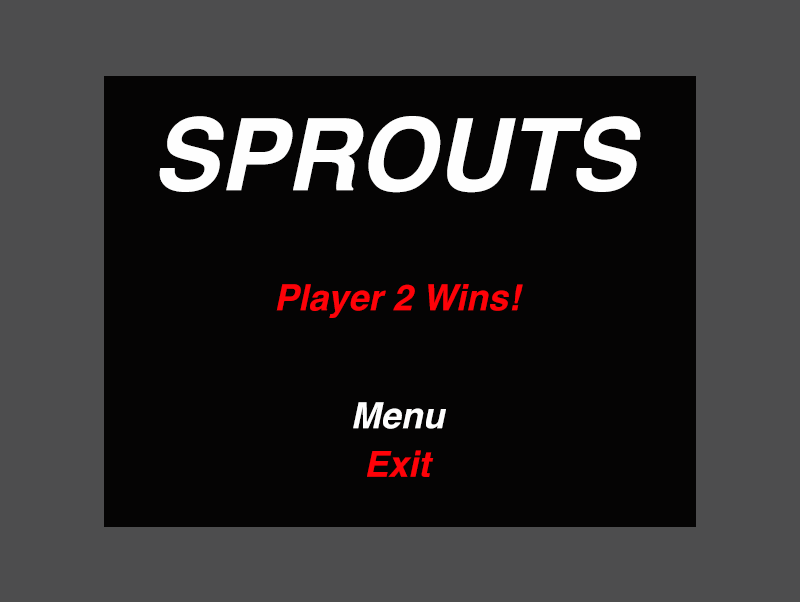
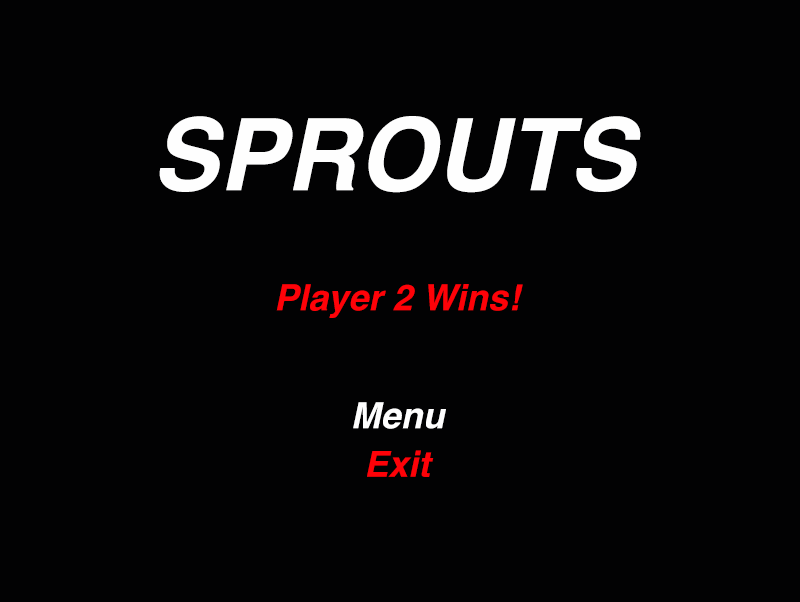
Comparing the layer stacks of the two w=800, h=602 images. Changes:
removed layer "Layer 2" over <box>104,76,696,527</box>
"Layer 1": opacity 70% → 100% over <box>0,0,800,602</box>
